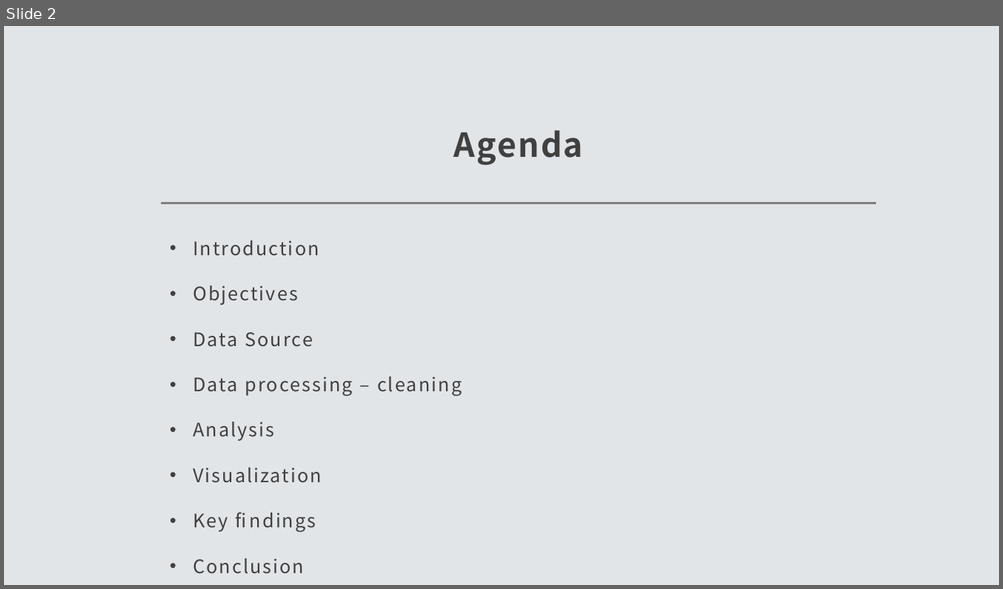
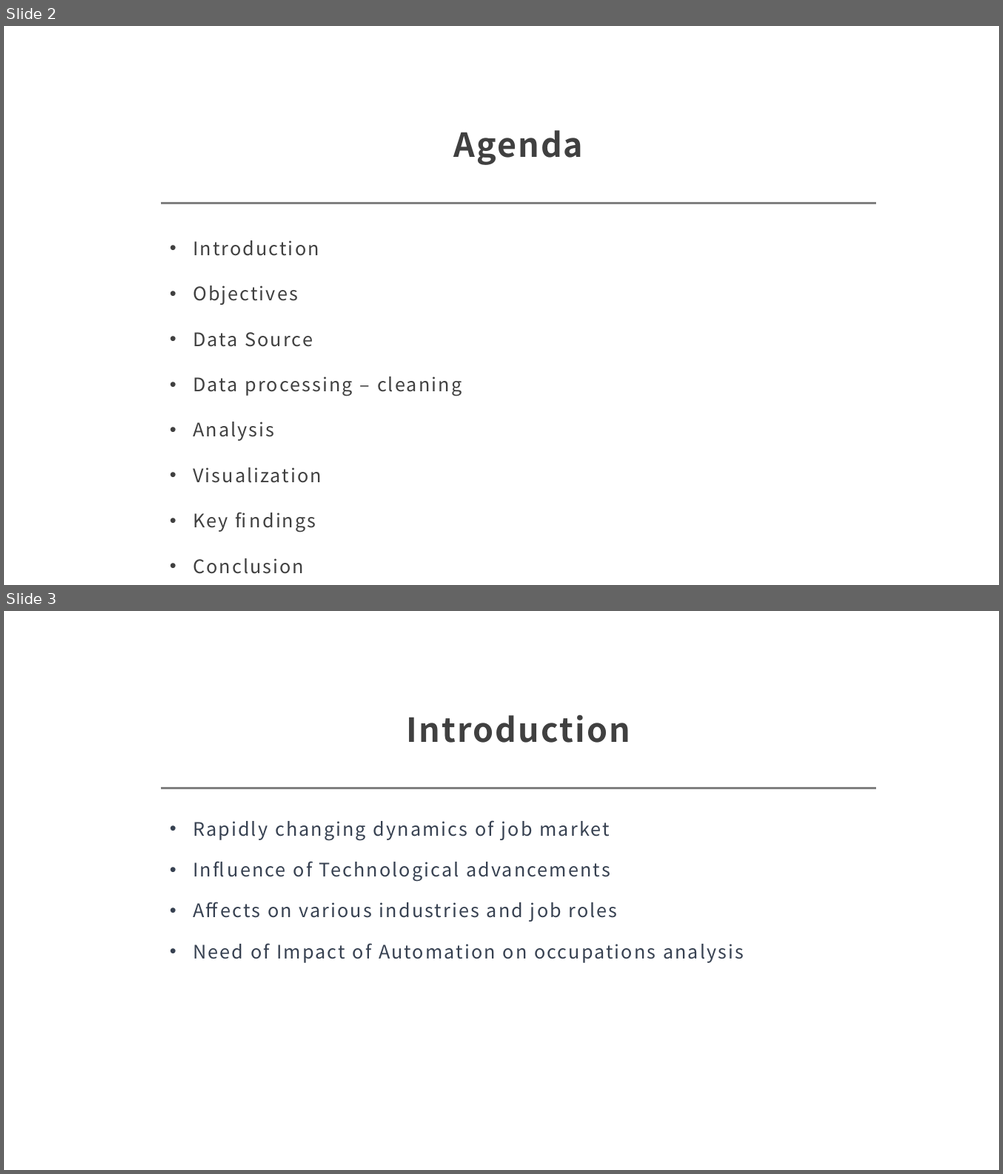
Before and after one commit to vinaya-kusuma/Project1, a slide deck: Project1.pptx. Shown one above the other, each under a label of ours: slide 2 before the commit, slides 2 and 3 after it. The pictures are 1003x589 and 1003x1174 pixels, drawn with LibreOffice and Linux fonts; fonts in the diff are those of the drawing. Boxes give left, top, right and bottom in pixels: in the first picture for what was removed or moved away, otherwise in the second. Text is boxed around its words. In the diff, an @@ line names an element or a change of style, - is before the commit and + after.

Commit message:
Updated the slides for fastest growing occupations

```diff
--- a/Project1.pptx
+++ b/Project1.pptx
@@ slide 3 added at (4,611,999,1170), background #FFFFFF; not listed: 1 template element that a slide beside it also shows @@
@@ title added at (407,715,630,743), 32 pt, text #404040, bold @@
+Introduction
@@ text added at (193,820,743,963), 18 pt, text #374151 @@
+• Rapidly changing dynamics of job market
+• Influence of Technological advancements
+• Affects on various industries and job roles
+• Need of Impact of Automation on occupations analysis
@@ slide 2 changed as well @@
@@ background #E2E5E8 to #FFFFFF @@
```
Also in this commit, not shown: 21 other slides changed, 3 slides removed.
